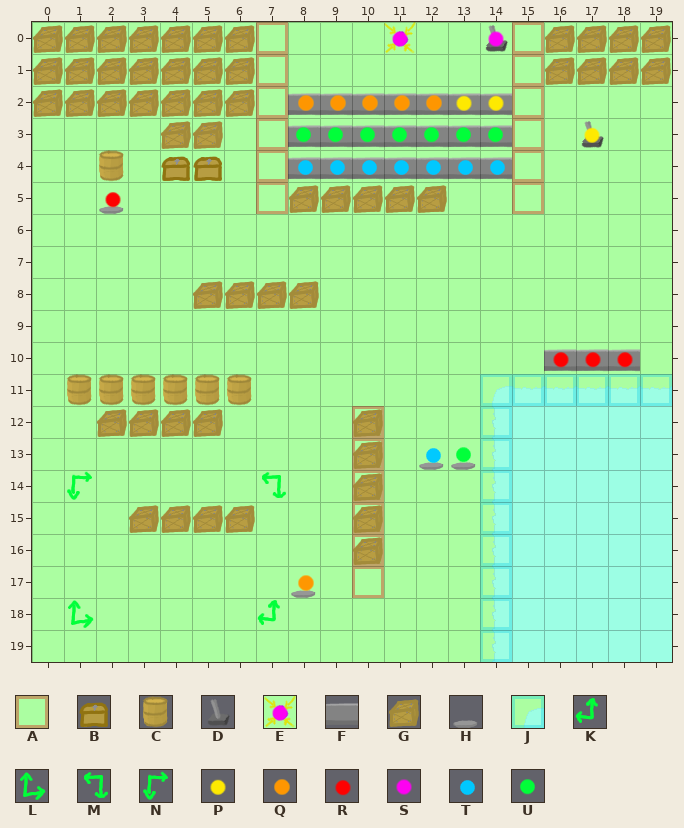
Tiled map, stored at ld27-desktop/bin/maps/testmap.tmx. Above is the file before it was changed.
Cells are 32x32 px. Shown: x 0..19, y 0..19.
Key: from "tileset": A 0, B 1, C 2, D 3, E 4, F 5, G 6, H 7, J 8, K 9, L 10, M 11, N 12, P 48, Q 49, R 50, S 51, T 54, U 55.
_ is an empty cell.
Layers that did not change in this view are not listed.
Layer "collision" before, first column x 0:
 0 _______A_______A____
 1 _______A_______A____
 2 _______A_______A____
 3 _______A_______A____
 4 _______A_______A____
 5 _______A_______A____
 6 ____________________
 7 ____________________
 8 ____________________
 9 ____________________
10 ____________________
11 ______________JJJJJJ
12 __________A___J_____
13 __________A___J_____
14 __________A___J_____
15 __________A___J_____
16 __________A___J_____
17 __________A___J_____
18 ______________J_____
19 ______________J_____
Layer "entities" before, first column x 0:
 0 GGGGGGG____E__D_GGGG
 1 GGGGGGG_________GGGG
 2 GGGGGGG_FFFFFFF_____
 3 ____GG__FFFFFFF__D__
 4 __C_BB__FFFFFFF_____
 5 __H_____GGGGG_______
 6 ____________________
 7 ____________________
 8 _____GGGG___________
 9 ____________________
10 ________________FFF_
11 _CCCCCC_____________
12 __GGGG____G_________
13 __________G_HH______
14 _N_____M__G_________
15 ___GGGG___G_________
16 __________G_________
17 ________H___________
18 _L_____K____________
19 ____________________
Layer "connections" before, first column x 0:
 0 ___________S__S_____
 1 ____________________
 2 ________QQQQQPP_____
 3 ________UUUUUUU__P__
 4 ________TTTTTTT_____
 5 __R_________________
 6 ____________________
 7 ____________________
 8 ____________________
 9 ____________________
10 ________________RRR_
11 ____________________
12 ____________________
13 ____________TU______
14 ____________________
15 ____________________
16 ____________________
17 ________Q___________
18 ____________________
19 ____________________
New version:
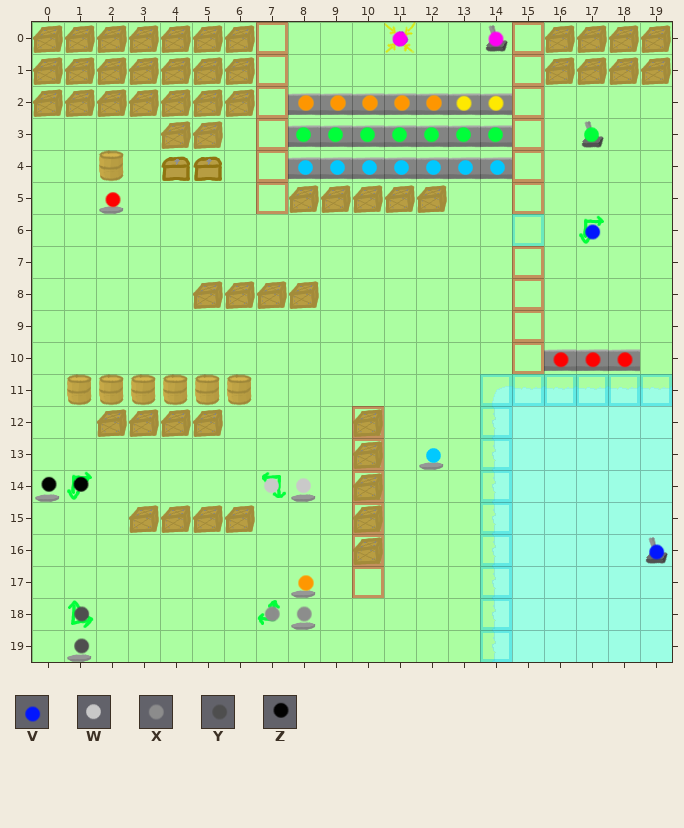
Further tiles: from "tileset": V 53, W 60, X 61, Y 62, Z 63.
See-through tiles are keyed as they look on the map.
Change:
layer "collision" opacity 35% -> 43%
Layer "collision":
y 6: x 15 _ -> J
y 7..10: x 15 _ -> A
Layer "entities":
y 6: x 17 _ -> N
y 13: x 13 H -> _
y 14: x 0 _ -> H; x 8 _ -> H
y 16: x 19 _ -> D
y 18: x 8 _ -> H
y 19: x 1 _ -> H
Layer "connections":
y 3: x 17 P -> U
y 6: x 17 _ -> V
y 13: x 13 U -> _
y 14: x 0..1 __ -> ZZ; x 7..8 __ -> WW
y 16: x 19 _ -> V
y 18: x 1 _ -> Y; x 7..8 __ -> XX
y 19: x 1 _ -> Y
